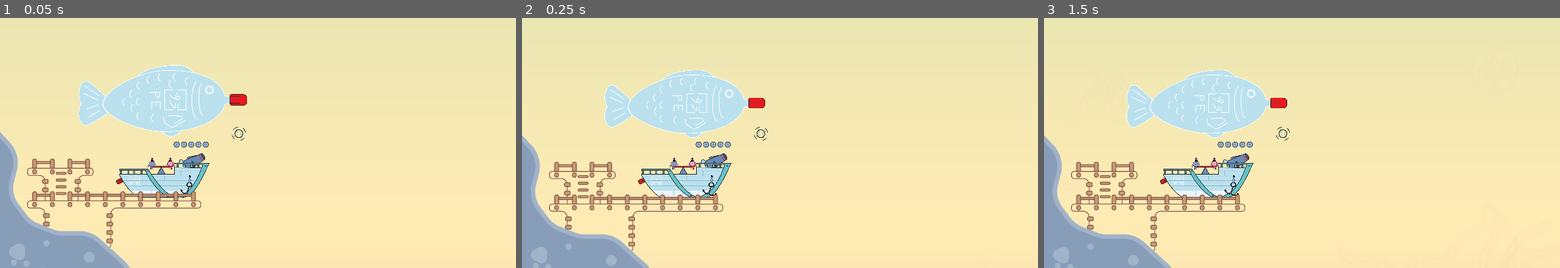
Above: before the commit, frames 1-3 (left to right).
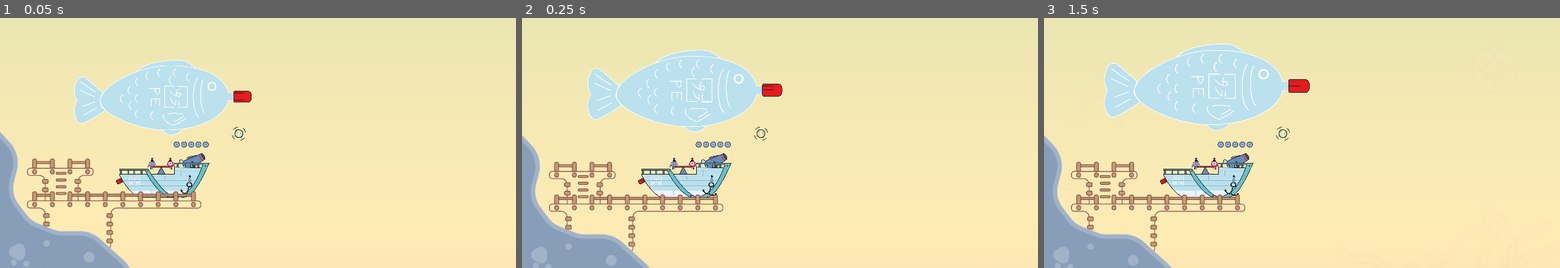
Above: after the commit, the same moments.

Repository: TheJP/GlobalGameJam2025
Game: Godot game, scene res://level/level.tscn
Same seed, same stepped clock (60 frames per second), same inputs: the game is played once before the commit and once after it. The engine's default icon, where the game draws it, is replaced by a stand-in: a white triangle on a blue panel in a dark square. Sound files missing from this copy of the repository are replaced by a short silence.
Inputs:
- Up to frame 1 (0.05 s): no input
- Up to frame 2 (0.25 s): no input
- Up to frame 3 (1.5 s): tap Enter at 1.25 s

The runs differ from the first frame. In frame 1, 1.8% of the frame differs, in the area x 14-49%, y 16-48%; in frame 2, 4.6%; in frame 3, 5.9%, in the area x 11-52%, y 10-48%.

Commit message:
Add checkpoints and respawning Add crashing into ground for respawn Add respawn timer to pause input for a short time after respawn Reset bobbing after respawn Boat loses air faster than it sinks Boat max and min height adjusted Rename body.gd to boat_body.gd Terrain is now Area2D

Diff:
--- a/boat/boat.gd
+++ b/boat/boat.gd
@@ -6,19 +6,20 @@
 var value_scale: float = 5
 
 @export var initial_height: float = 100
-@export var max_height: float = 1080.0 * 3 / 2
-@export var min_height: float = -1080.0 * 3 / 2
+@export var max_height: float = 1080-550
+@export var min_height: float = -(2160-250)
 @export var min_scale: float = 0.5
 @export var max_scale: float = 1.5
 @export var speed_up: float = 20 * value_scale
-@export var speed_down: float = 100 * value_scale
+@export var speed_down: float = 60 * value_scale
 @export var speed_right: float = 60 * value_scale
 @export var speed_left: float = 25 * value_scale
 @export var pump_height_add: float = 10 * value_scale
-#@export var lose_air_sub: float = 20
+@export var speed_air_release: float = 100 * value_scale
 @export var size_change_speed: float = 0.5
 
 signal shoot(bullet: PackedScene, direction: Vector2, location: Vector2)
+signal crashed_on_ground()
 
 @onready var body_node: BoatBody = $Bobbing/Body
 @onready var boat_bubble_node: BoatBubble = $Bobbing/Bubble
@@ -47,7 +48,7 @@
 func _lose_air(air_loss: float) -> void:
 	if _target_height <= min_height:
 		return
-	_target_height -= air_loss * speed_down
+	_target_height -= air_loss * speed_air_release
 	if _target_height < min_height:
 		# arrived at the bottom
 		_target_height = min_height
@@ -88,6 +89,19 @@
 		_target_height = max_height
 	_update_scale()
 
+
+func reset_for_re_spawn(respawn_position: Vector2) -> void:
+	if _current_air_bubble != null:
+		_current_air_bubble.finish_expanding()
+	global_position = respawn_position
+	_target_height = -global_position.y
+	_update_scale()
+	$Bobbing.reset()
+	_respawn_pause_timer = respawn_pause_time
+
+@export var respawn_pause_time: float = 0.6
+var _respawn_pause_timer: float = 0
+
 var _balloon_scale_tween: Tween
 var _target_height: float
 
@@ -97,15 +111,27 @@
 	_update_scale()
 	pump_node.pump_up.connect(_on_Pump_pump_up)
 	boat_bubble_node.hit.connect(func(hit_position: Vector2, hit_severity: float) -> void: get_hit(hit_position, hit_severity))
-	# Extend the signal outwards
+	# Extend some signals outwards
 	canon_node.shoot.connect(func(bullet: PackedScene, direction: Vector2, location: Vector2) -> void:
 		shoot.emit(bullet, direction, location)
 		_shoot_bullet(bullet, direction, location)
 	)
+	body_node.crashed_on_ground.connect(func() -> void:
+		crashed_on_ground.emit()
+	)
+
 
 
 func _process(delta: float) -> void:
-	if PlayerInput.is_just_pressed(PlayerInput.Action.DESCEND):
+	var _respawn_timer_reached_zero: bool = false
+	if _respawn_pause_timer > 0:
+		_respawn_pause_timer -= delta
+		if _respawn_pause_timer <= 0:
+			_respawn_pause_timer = 0
+			_respawn_timer_reached_zero = true
+		else:
+			return
+	if PlayerInput.is_just_pressed(PlayerInput.Action.DESCEND) or (_respawn_timer_reached_zero and PlayerInput.is_pressed(PlayerInput.Action.DESCEND)):
 		var spawn_position_node := boat_bubble_node.get_air_bubble_spawn_position_node()
 		_current_air_bubble = _create_air_bubble(spawn_position_node)
 	if PlayerInput.is_pressed(PlayerInput.Action.DESCEND):
@@ -145,6 +171,8 @@
 
 
 func _handle_horizontal_movement(delta: float) -> void:
+	if _respawn_pause_timer > 0:
+		return
 	var horizontal_movement: float = PlayerInput.get_horizontal_movement()
 	var horizontal_speed: float = speed_right if horizontal_movement > 0 else speed_left
 	position.x += horizontal_movement * horizontal_speed * delta
--- a/boat/boat.tscn
+++ b/boat/boat.tscn
@@ -2,7 +2,7 @@
 
 [ext_resource type="Script" path="res://boat/boat.gd" id="1_2rl37"]
 [ext_resource type="Script" path="res://boat/bobbing.gd" id="2_s3atp"]
-[ext_resource type="Script" path="res://boat/body.gd" id="2_yxq3b"]
+[ext_resource type="Script" path="res://boat/boat_body.gd" id="2_yxq3b"]
 [ext_resource type="Script" path="res://boat/boat_bubble.gd" id="3_1wwvv"]
 [ext_resource type="Texture2D" uid="uid://dvk1b2jg73ob0" path="res://boat/sprites/Boat.png" id="3_hybxx"]
 [ext_resource type="Texture2D" uid="uid://d1nj530x5o7px" path="res://boat/sprites/Soy_fish_balloon.png" id="5_f8ly1"]
@@ -18,7 +18,7 @@
 offsets = PackedFloat32Array(0, 0.786667, 1)
 colors = PackedColorArray(1, 1, 1, 1, 1, 1, 1, 1, 1, 1, 1, 0)
 
-[node name="Boat" type="Node2D"]
+[node name="Boat" type="Node2D" groups=["boat"]]
 scale = Vector2(0.2, 0.2)
 script = ExtResource("1_2rl37")
 
@@ -34,10 +34,8 @@
 
 [node name="Canon" parent="Bobbing" instance=ExtResource("6_qdx53")]
 position = Vector2(362, -223)
-scale = Vector2(1, 1)
 
 [node name="Body" type="Area2D" parent="Bobbing"]
-scale = Vector2(1, 1)
 collision_layer = 4
 collision_mask = 32
 script = ExtResource("2_yxq3b")
@@ -50,7 +48,6 @@
 
 [node name="Bubble" type="Area2D" parent="Bobbing" groups=["fish"]]
 position = Vector2(0, -200)
-scale = Vector2(1, 1)
 collision_layer = 2
 collision_mask = 8
 script = ExtResource("3_1wwvv")
@@ -67,7 +64,6 @@
 
 [node name="Pump" type="Node2D" parent="Bobbing"]
 position = Vector2(-20, -161)
-scale = Vector2(1, 1)
 script = ExtResource("5_rbixw")
 
 [node name="PumpBarSprite" type="Sprite2D" parent="Bobbing/Pump"]
@@ -84,7 +80,6 @@
 texture = ExtResource("10_fw2ny")
 
 [node name="HorizontalMovementVisualization" type="Node2D" parent="Bobbing"]
-scale = Vector2(1, 1)
 script = ExtResource("9_k6ht6")
 
 [node name="HorizontalBubbles" type="CPUParticles2D" parent="Bobbing/HorizontalMovementVisualization"]
--- /dev/null
+++ b/boat/boat_body.gd
@@ -0,0 +1,17 @@
+class_name BoatBody
+extends Area2D
+
+signal crashed_on_ground()
+
+var _terrain_collision_layer := 32
+
+func _ready() -> void:
+	area_entered.connect(_on_area_entered)
+
+
+func _on_area_entered(other: Area2D) -> void:
+#	print("BoatBody collided with something: ", other.name, other.collision_layer)
+	if other.collision_layer == _terrain_collision_layer:
+		print("BoatBody collided with terrain")
+		Music.play_sound(Music.Sounds.Hit_ground)
+		crashed_on_ground.emit()
--- a/boat/bobbing.gd
+++ b/boat/bobbing.gd
@@ -19,3 +19,12 @@
 	_float_tween.tween_property(self, "position", self.position + Vector2.DOWN * 100.0, 2)
 	_float_tween.tween_property(self, "position", self.position, 2)
 	_float_tween.set_loops()
+
+func reset() -> void:
+	if _float_tween != null:
+		_float_tween.stop()
+		_float_tween.kill()
+		_float_tween = null
+		position = Vector2(0, 0)
+	_float_tween = null
+#	global_position = Vector2(0, 0)
--- a/boat/body.gd
+++ /dev/null
@@ -1,12 +0,0 @@
-class_name BoatBody
-extends Area2D
-
-
-# Called when the node enters the scene tree for the first time.
-func _ready() -> void:
-	pass # Replace with function body.
-
-
-# Called every frame. 'delta' is the elapsed time since the previous frame.
-func _process(_delta: float) -> void:
-	pass
--- /dev/null
+++ b/level/checkpoint.gd
@@ -0,0 +1,22 @@
+class_name Checkpoint
+extends Sprite2D
+
+signal checkpoint_reached(index: int)
+
+@onready var _level_node: Node2D = get_parent()
+@onready var _boat: Boat = _level_node.get_tree().get_first_node_in_group("boat")
+@onready var respawn_position: Node2D = $RespawnPosition
+
+var index: int       = -1
+var is_reached: bool = false
+
+func get_respawn_position() -> Vector2:
+	return respawn_position.global_position
+
+func _process(_delta: float) -> void:
+	if is_reached:
+		return
+	if _boat.global_position.x >= global_position.x:
+		is_reached = true
+		checkpoint_reached.emit(index)
+		print("checkpoint ", index, " reached!")
--- /dev/null
+++ b/level/checkpoint.tscn
@@ -0,0 +1,14 @@
+[gd_scene load_steps=3 format=3 uid="uid://lgx1jgymgdu7"]
+
+[ext_resource type="Texture2D" uid="uid://db0aum5u1qlma" path="res://level/checkpoint.png" id="1_wh5i6"]
+[ext_resource type="Script" path="res://level/checkpoint.gd" id="2_f0noi"]
+
+[node name="Checkpoint" type="Sprite2D" groups=["checkpoint"]]
+position = Vector2(1966, -421)
+scale = Vector2(0.7, 0.7)
+texture = ExtResource("1_wh5i6")
+script = ExtResource("2_f0noi")
+
+[node name="RespawnPosition" type="Node2D" parent="."]
+position = Vector2(0, 40)
+scale = Vector2(1e-05, 1e-05)
--- /dev/null
+++ b/level/checkpoint_manager.gd
@@ -0,0 +1,34 @@
+class_name CheckpointManager
+extends Node2D
+
+@onready var _level_node: Node2D = get_parent()
+@onready var _checkpoints: Array = _level_node.get_tree().get_nodes_in_group("checkpoint")
+@onready var _boat: Boat = _level_node.get_tree().get_first_node_in_group("boat")
+
+var _current_checkpoint_index: int = 0 # TODO: Set to 0
+
+func _ready() -> void:
+	_boat.crashed_on_ground.connect(_on_boat_crashed_on_ground)
+	for index: int in _checkpoints.size():
+		var checkpoint: Checkpoint = _checkpoints[index]
+		checkpoint.index = index
+		checkpoint.checkpoint_reached.connect(_on_checkpoint_reached)
+	_checkpoints[0].is_reached = true
+
+func _on_boat_crashed_on_ground() -> void:
+	print("CheckpointManager: Boat crashed")
+	_move_boat_to_checkpoint(_current_checkpoint_index)
+
+func _move_boat_to_checkpoint(checkpoint_index: int) -> void:
+	if checkpoint_index < 0 or checkpoint_index >= _checkpoints.size():
+		print("Invalid checkpoint index: ", checkpoint_index)
+		return
+	var checkpoint: Checkpoint = _checkpoints[checkpoint_index]
+	_boat.reset_for_re_spawn(checkpoint.get_respawn_position())
+
+func _on_checkpoint_reached(index: int) -> void:
+	print("CheckpointManager: Checkpoint reached: ", index)
+	if index <= _current_checkpoint_index:
+		print("CheckpointManager: Checkpoint already reached")
+		return
+	_current_checkpoint_index = index
--- a/level/level.tscn
+++ b/level/level.tscn
@@ -1,14 +1,16 @@
-[gd_scene load_steps=10 format=3 uid="uid://bedvjvquj330j"]
+[gd_scene load_steps=12 format=3 uid="uid://bedvjvquj330j"]
 
 [ext_resource type="PackedScene" uid="uid://coo4vnsykx1i1" path="res://boat/boat.tscn" id="1_b3wcc"]
 [ext_resource type="PackedScene" uid="uid://cbpionso82r22" path="res://enemies/dropper/dropper.tscn" id="1_qgiuj"]
-[ext_resource type="Texture2D" uid="uid://bob2o637g4mrs" path="res://level/spawn.png" id="3_nucw2"]
-[ext_resource type="Texture2D" uid="uid://db0aum5u1qlma" path="res://level/checkpoint.png" id="4_3qeun"]
+[ext_resource type="PackedScene" uid="uid://ccnyonfbawctu" path="res://level/spawn.tscn" id="3_hw2up"]
 [ext_resource type="Texture2D" uid="uid://2i6qttbmkkqw" path="res://level/walls.png" id="4_c1riv"]
 [ext_resource type="PackedScene" uid="uid://d2ihot7rs53q7" path="res://background/background.tscn" id="4_disay"]
+[ext_resource type="PackedScene" uid="uid://lgx1jgymgdu7" path="res://level/checkpoint.tscn" id="4_yc56p"]
 [ext_resource type="PackedScene" uid="uid://b2uj36np6a2b2" path="res://enemies/wall/wall.tscn" id="5_mkdy1"]
 [ext_resource type="PackedScene" uid="uid://cinovrrfl57s" path="res://enemies/boss/boss.tscn" id="5_tahg4"]
 [ext_resource type="PackedScene" uid="uid://cymrux1c6gvrv" path="res://enemies/soyfish/soyfish.tscn" id="7_ufvdd"]
+[ext_resource type="Script" path="res://level/terrain.gd" id="10_ew3cp"]
+[ext_resource type="Script" path="res://level/checkpoint_manager.gd" id="10_pqt28"]
 
 [node name="Level2" type="Node2D"]
 
@@ -19,19 +21,12 @@
 level_node = NodePath("..")
 initial_height = -235.0
 
-[node name="Spawn" type="Sprite2D" parent="."]
-position = Vector2(-356, 302)
-texture = ExtResource("3_nucw2")
+[node name="Spawn" parent="." instance=ExtResource("3_hw2up")]
 
-[node name="Checkpoint" type="Sprite2D" parent="."]
-position = Vector2(1966, -421)
-scale = Vector2(0.7, 0.7)
-texture = ExtResource("4_3qeun")
+[node name="Checkpoint" parent="." instance=ExtResource("4_yc56p")]
 
-[node name="Checkpoint2" type="Sprite2D" parent="."]
+[node name="Checkpoint2" parent="." instance=ExtResource("4_yc56p")]
 position = Vector2(6992, 539)
-scale = Vector2(0.7, 0.7)
-texture = ExtResource("4_3qeun")
 
 [node name="Soyfish" parent="." instance=ExtResource("7_ufvdd")]
 position = Vector2(8261, 1315)
@@ -70,9 +65,10 @@
 rotation = -0.418879
 scale = Vector2(1.2, 1.2)
 
-[node name="Terrain" type="StaticBody2D" parent="."]
+[node name="Terrain" type="Area2D" parent="."]
 collision_layer = 32
 collision_mask = 4
+script = ExtResource("10_ew3cp")
 
 [node name="Walls" type="Sprite2D" parent="Terrain"]
 position = Vector2(4816, 485)
@@ -85,3 +81,6 @@
 [node name="CollisionPolygon2D2" type="CollisionPolygon2D" parent="Terrain"]
 build_mode = 1
 polygon = PackedVector2Array(3263, -1174, 3470, -676, 3447, -354, 3747, 565, 3996, 964, 4762, 1023, 5899, 619, 6352, -230, 6363, -809, 6558, -1166)
+
+[node name="CheckpointManager" type="Node2D" parent="."]
+script = ExtResource("10_pqt28")
--- /dev/null
+++ b/level/spawn.tscn
@@ -0,0 +1,12 @@
+[gd_scene load_steps=3 format=3 uid="uid://ccnyonfbawctu"]
+
+[ext_resource type="Texture2D" uid="uid://bob2o637g4mrs" path="res://level/spawn.png" id="1_dggpi"]
+[ext_resource type="Script" path="res://level/checkpoint.gd" id="2_01rou"]
+
+[node name="Spawn" type="Sprite2D" groups=["checkpoint"]]
+position = Vector2(-356, 302)
+texture = ExtResource("1_dggpi")
+script = ExtResource("2_01rou")
+
+[node name="RespawnPosition" type="Node2D" parent="."]
+position = Vector2(85, -54)
--- /dev/null
+++ b/level/terrain.gd
@@ -0,0 +1,2 @@
+class_name Terrain
+extends Area2D
--- a/project.godot
+++ b/project.godot
@@ -35,6 +35,8 @@
 enemy="Bullets or enemies that can hit the fish"
 fish="The layer of the fish bubble of the ship"
 player_bullet="The bullets shot by the players"
+boat="the player boat"
+checkpoint=""
 
 [input]
 
